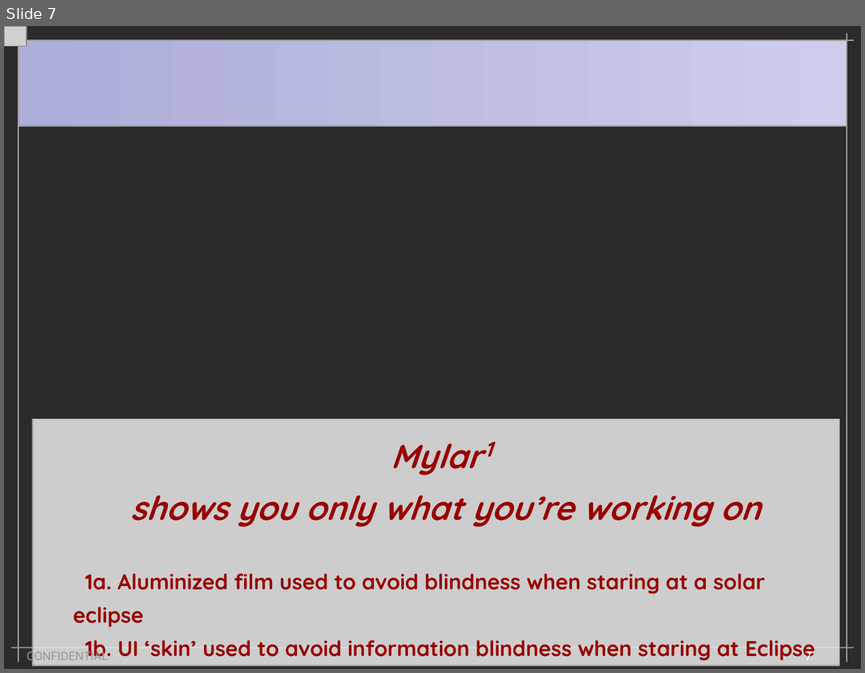
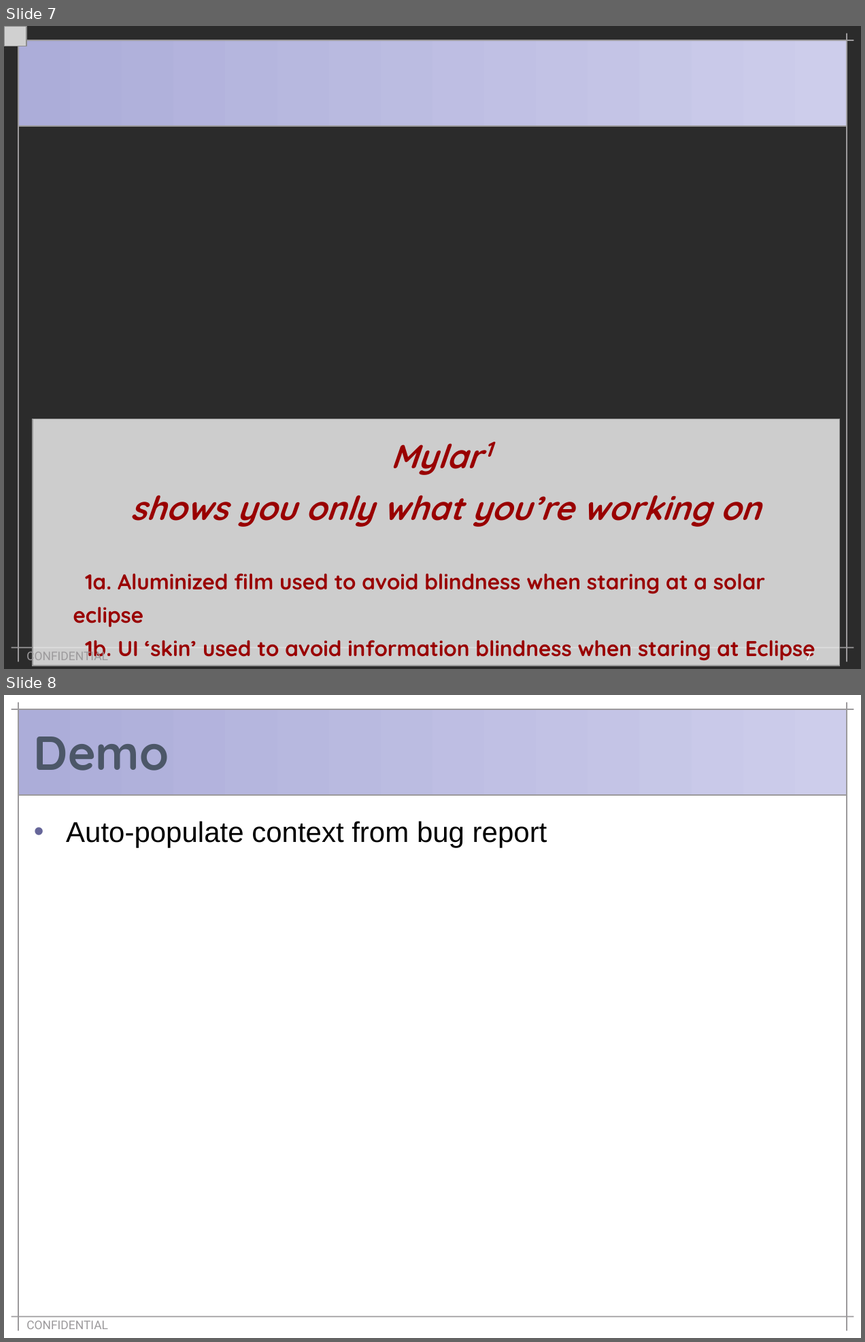
Before and after one commit to eclipse-mylyn/mylyn-website, a slide deck: publications/2006-03-mylar-eclipsecon.ppt. Shown one above the other, each under a label of ours: slide 7 before the commit, slides 7 and 8 after it. The pictures are 865x673 and 865x1342 pixels, drawn with LibreOffice and Linux fonts; fonts in the diff are those of the drawing; grey boxes stand for pictures; background and template pictures are left out; a plain dark background stands for a picture behind light text. Boxes give left, top, right and bottom in pixels: in the first picture for what was removed or moved away, otherwise in the second. Text is boxed around its words. In the diff, an @@ line names an element or a change of style, - is before the commit and + after.

Commit message:
Completed: Bug 114401: support creating new web linked tasks via drag-and-drop https://bugs.eclipse.org/bugs/show_bug.cgi?id=114401

```diff
--- a/publications/2006-03-mylar-eclipsecon.ppt
+++ b/publications/2006-03-mylar-eclipsecon.ppt
@@ slide 8 added at (4,695,861,1338), background #FFFFFF; not listed: 6 template elements that a slide beside it also shows @@
@@ title added at (34,736,169,770), 40 pt, text #4C5768, bold @@
+Demo
@@ text added at (66,821,547,847), 24 pt, text #000000 @@
+• Auto-populate context from bug report
@@ text added at (26,1320,108,1329), 10 pt, text #9C9A9C @@
+CONFIDENTIAL
@@ page number added at (805,1317,812,1332), 10 pt, text #FFFFFF @@
+8
```
